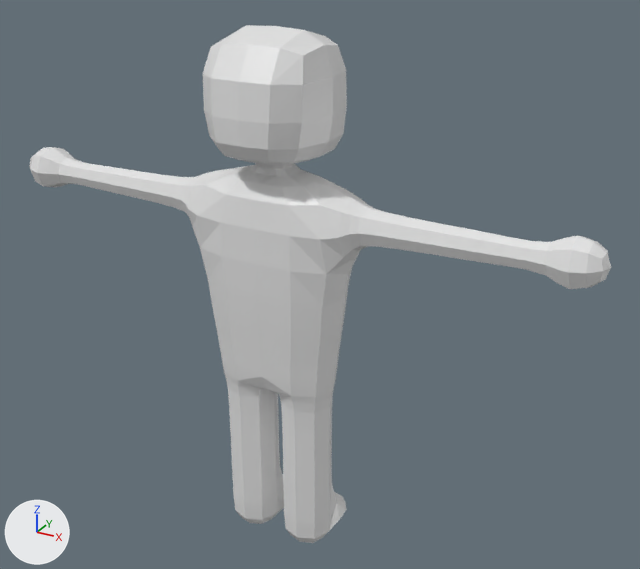
Before and after pictures for a commit that changed the Blender file SourceFiles/Character.blend.
The view is the same before and after, from a 50 mm camera at (1.44, -2.33, 2.22) aimed at (0.1, 0.11, 1.0). Arrows for +X, +Y and +Z are at lower left; the lights stay in place.

Objects in the first picture: 'Character'.
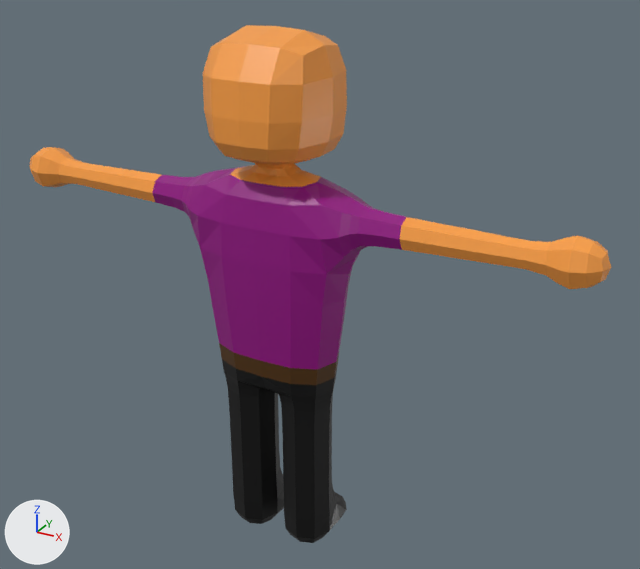
What differs and where, as boxes [x1, y1, x2, y2] in the pictures (640 x 569 px):
'Character', surface changed: [29, 25, 611, 543] in both

What the commit changed:
Picture 'ColorPalette.png' (img_colorpalette_png) is new.
In material 'Material' (mat_material), base_color is no longer (0.8, 0.8, 0.8), white #e7e7e7.
In material 'Material' (mat_material), texture is now set to img_colorpalette_png.
me_cube has 754 vertices, 760 faces and spans x -1.06..1.06, y -0.2..0.23, z 0.01..1.86.
me_cube is used by ob_character; location (0.0, 0.0, 0.0).
me_cube part 1: texture (UV) coordinates of 760 of 760 faces, centred in x -1.05..1.05, y -0.19..0.23, z 0.02..1.84, changed; they spanned u 0.0..0.75, v 0.0..0.88 and now span u 0.28..0.97, v 0.28..0.97.
